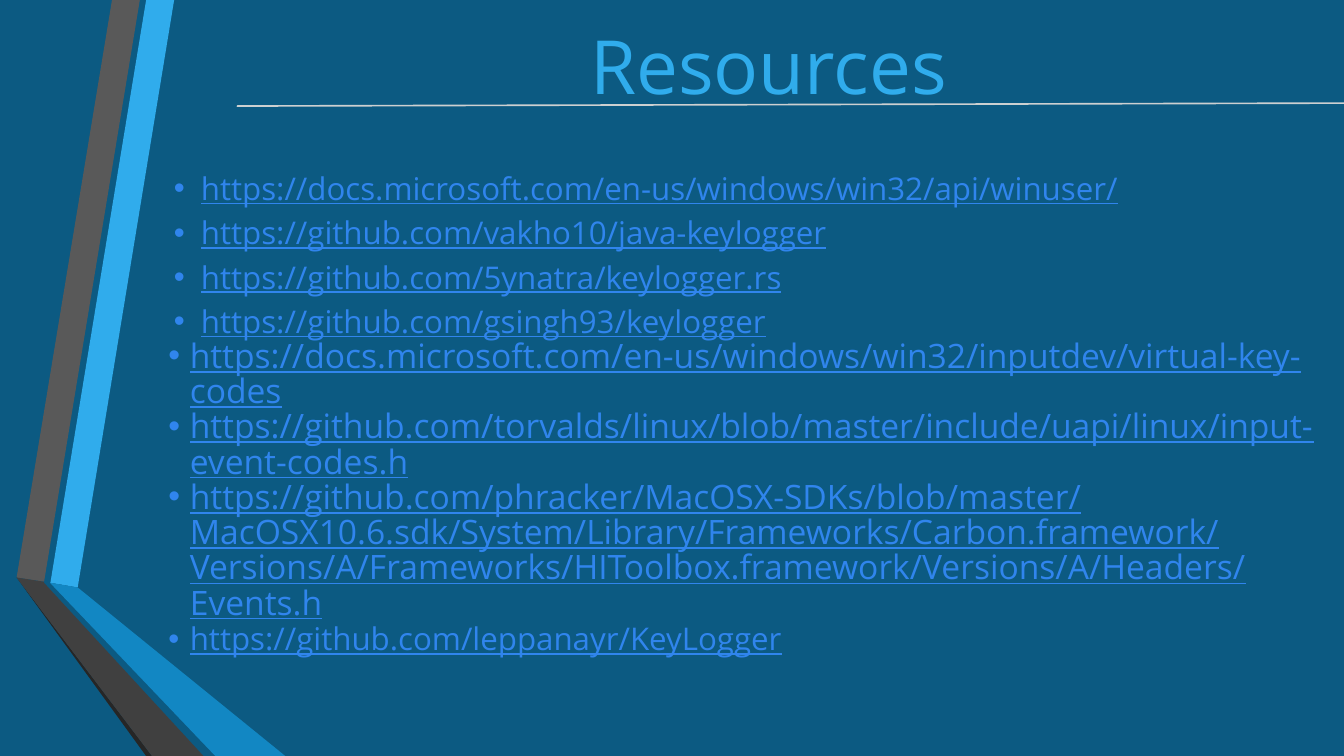
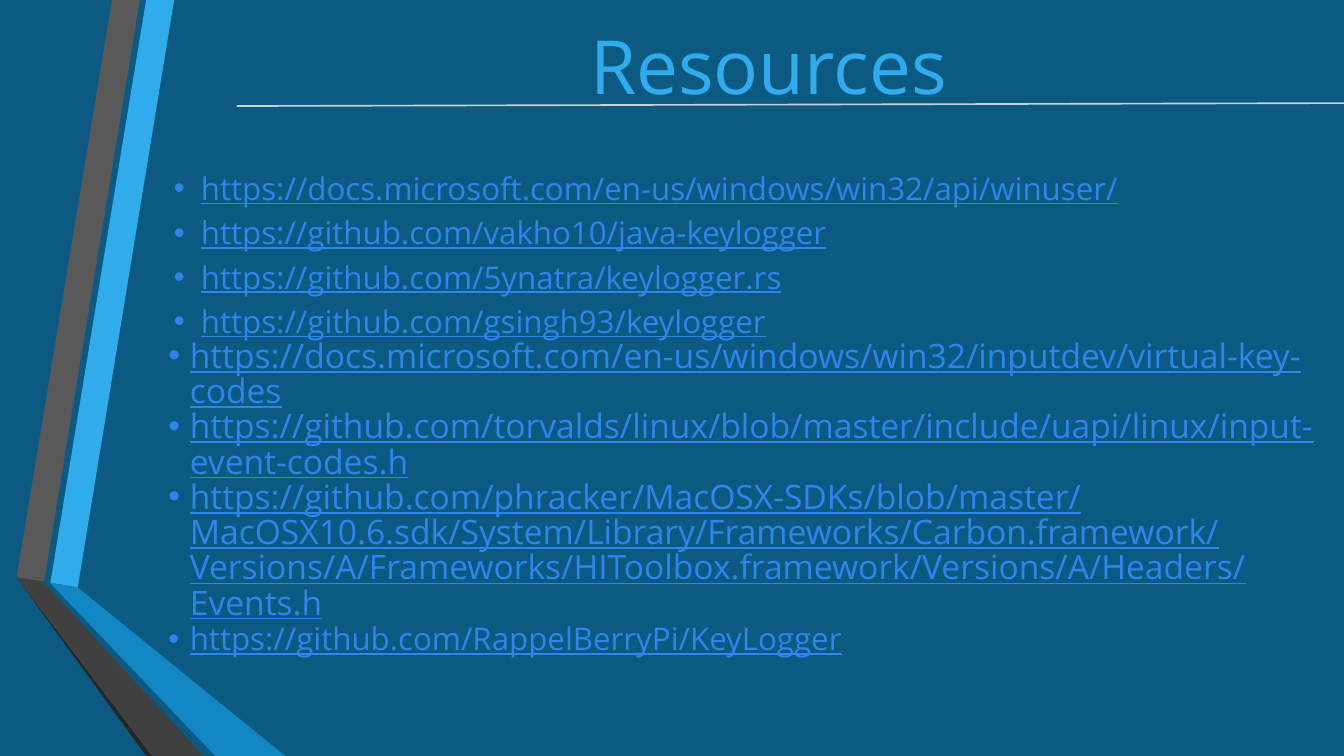
Before and after one commit to RappelBerryPi/KeyLogger, a slide deck: slide 14 of Coding a Keylogger.pptx. Drawn at 1344x756 pixels with LibreOffice and Linux fonts; fonts in the diff are those of the drawing. Boxes give left, top, right and bottom in pixels: in the first picture for what was removed or moved away, otherwise in the second. Text is boxed around its words. In the diff, an @@ line names an element or a change of style, - is before the commit and + after.

Commit message:
updated powerpoint presentation

```diff
--- a/Coding a Keylogger.pptx
+++ b/Coding a Keylogger.pptx
@@ text at (190,626,842,658): text changed @@
-  • https://github.com/leppanayr/KeyLogger
+  • https://github.com/RappelBerryPi/KeyLogger
```
Also in this commit, not shown: 5 other files.
